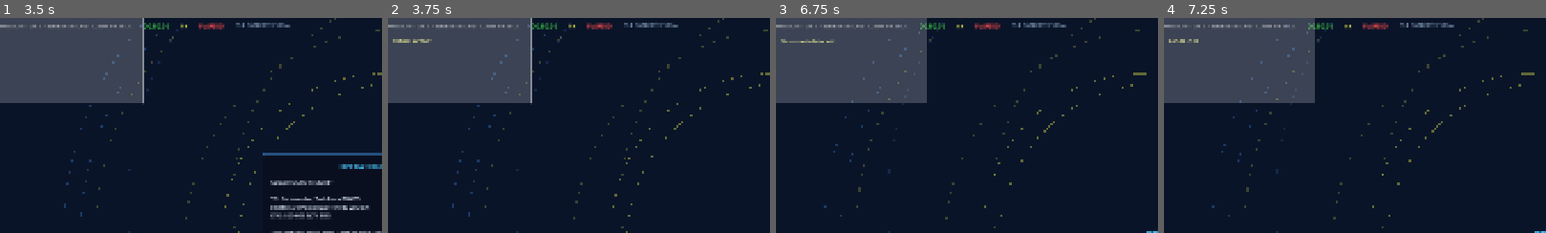
Above: before the commit, frames 1-4 (left to right).
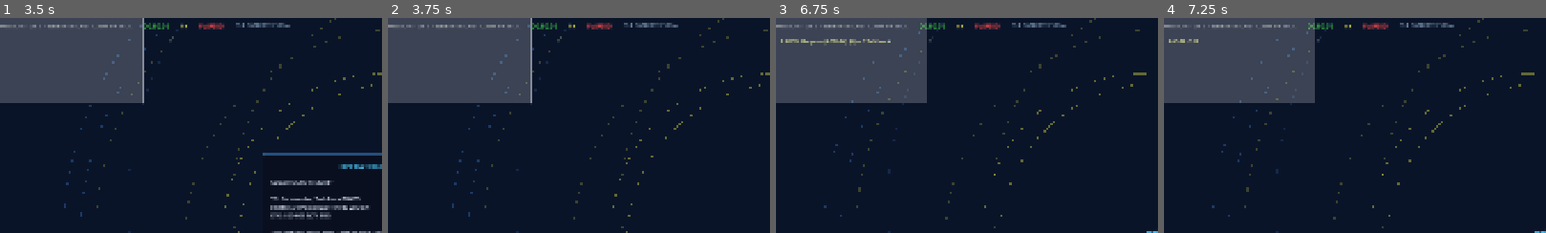
Above: after the commit, the same moments.

Repository: jhornatlaw-creator/threshold-game
Game: Godot game, scene res://scenes/mainmenu.tscn
Same seed, same stepped clock (60 frames per second), same inputs: the game is played once before the commit and once after it.
Inputs (mouse positions are % of the whole screen's width and height, from its top left):
- Up to frame 1 (3.5 s): tap Enter at 0.5, 2 s; move the mouse to (45, 70) at 0.52 s; hold W 0.53-1.25 s; tap F at 0.6 s; click (45, 70) at 0.67 s; tap Space at 0.77, 1.07, 1.25, 2.75 s; tap R at 0.8 s; drag from (80, 65) to (45, 70) at 1.27 s; move the mouse to (20, 35) at 2.02 s; hold Left 2.03-2.75 s; tap L at 2.1 s; click (20, 35) at 2.17 s; tap B at 2.3 s; drag from (55, 50) to (20, 35) at 2.77 s
- Up to frame 2 (3.75 s): tap Space at 3.5 s; move the mouse to (35, 25) at 3.52 s; hold S from 3.53 s (still down); tap Tab at 3.6 s; click (35, 25) at 3.67 s
- Up to frame 3 (6.75 s): tap Space at 3.77, 4.07, 5, 5.3 s; tap X at 3.8 s; release S at 4.25 s; drag from (72, 45) to (35, 25) at 4.27 s; move the mouse to (30, 55) at 5.02 s; hold W 5.03-5.75 s; tap C at 5.1 s; click (30, 55) at 5.17 s; drag from (60, 28) to (30, 55) at 5.77 s; move the mouse to (45, 70) at 6.52 s; hold Right from 6.53 s (still down); tap F at 6.6 s; click (45, 70) at 6.67 s
- Up to frame 4 (7.25 s): keep holding Right; tap Space at 6.77, 7.07 s; tap R at 6.8 s
The pictures show only the part of the screen within x 0-50%, y 0-50%; the shares and areas given below are measured in that part.

Frame 1 is identical in both runs. In frame 2, 0.2% of the frame differs, in the area x 1-12%, y 9-12%; in frame 3, 0.4%, in the area x 1-30%, y 9-13%; in frame 4, nothing differs.

Commit message:
v0.5.1: Fix 8 high-priority bugs from full QA sweep
CRASH fix:
- PCK export fallback now includes all 4 skirmish scenarios (were invisible in release builds)

GAMEPLAY fixes:
- Contact bearing Y-axis inverted — contacts now appear at correct screen position
- Difficulty scaling: scenario-tuned values now take precedence over menu selection
- Ocean ambience no longer plays on main menu (starts on scenario load)
- AudioManager.reset() clears all audio state between missions (no torpedo warning bleed)
- Keyboard commands (fire/radar/sonar/speed/depth/launch) blocked during pause/debrief
- Campaign only advances on victory — defeat means retry the same mission
- Campaign complete screen defers reset until player presses SPACE

Also fixes:
- Mission 1 fleet losses no longer silently dropped (adds dead units to fleet_status)

Co-Authored-By: Claude Opus 4.6 <noreply@anthropic.com>

Diff:
--- a/scripts/AudioManager.gd
+++ b/scripts/AudioManager.gd
@@ -42,8 +42,7 @@
 func _ready() -> void:
 	_generate_all_streams()
 	_create_players()
-	# Start ambient after a short delay to avoid startup conflicts
-	call_deferred("start_ocean_ambience")
+	# Ocean ambience starts when scenario loads, not at boot
 
 func _process(delta: float) -> void:
 	if not SimulationWorld.is_paused and SimulationWorld.tick_count > 0:
@@ -381,6 +380,20 @@
 		_player_missile.play()
 
 ## Start the ambient ocean loop. Called once when scenario loads.
+## Reset all audio state between missions. Call on scenario load/exit.
+func reset() -> void:
+	stop_ocean_ambience()
+	stop_torpedo_warning()
+	if _player_sonar: _player_sonar.stop()
+	if _player_contact: _player_contact.stop()
+	if _player_weapon: _player_weapon.stop()
+	if _player_explosion: _player_explosion.stop()
+	if _player_missile: _player_missile.stop()
+	if _player_radio: _player_radio.stop()
+	if _player_sonar_return: _player_sonar_return.stop()
+	_radio_timer = 0.0
+	_radio_interval = 60.0
+
 func start_ocean_ambience() -> void:
 	if _player_ocean and _stream_ocean_loop:
 		_player_ocean.stream = _stream_ocean_loop
--- a/scripts/CampaignManager.gd
+++ b/scripts/CampaignManager.gd
@@ -42,18 +42,22 @@
 		"losses": units_lost,
 	})
 
-	# Update fleet status -- mark lost ships
+	# Update fleet status -- mark lost ships (including first-mission units)
 	for unit_id in units_lost:
 		if unit_id in fleet_status:
 			fleet_status[unit_id]["alive"] = false
 			fleet_status[unit_id]["lost_mission"] = current_mission
+		else:
+			fleet_status[unit_id] = {"alive": false, "damage": 1.0, "name": unit_id, "class": "", "lost_mission": current_mission}
 
 	# Update surviving ships
 	for uid in units_surviving:
 		if uid not in fleet_status:
 			fleet_status[uid] = {"alive": true, "damage": 0.0, "name": uid, "class": ""}
 
-	current_mission += 1
+	# Only advance on victory — defeat/draw means retry the same mission
+	if result == "victory":
+		current_mission += 1
 	_save()
 	campaign_updated.emit()
 
--- a/scripts/Main.gd
+++ b/scripts/Main.gd
@@ -29,7 +29,7 @@
 			hud = render_bridge.find_child("HUD", true, false) if render_bridge else null
 			if hud and hud.has_method("show_campaign_complete"):
 				hud.show_campaign_complete(CampaignManager.mission_history)
-			CampaignManager.reset_campaign()
+			# Campaign reset deferred to SPACE press so player can view results
 			return
 		scenario_path = CampaignManager.get_current_mission_path()
 		if scenario_path == "":
@@ -50,6 +50,7 @@
 func _unhandled_input(event: InputEvent) -> void:
 	if _campaign_complete_shown and event is InputEventKey and event.pressed and event.keycode == KEY_SPACE:
 		_campaign_complete_shown = false
+		CampaignManager.reset_campaign()
 		get_tree().change_scene_to_file("res://scenes/mainmenu.tscn")
 
 func _start_scenario_from_path(scenario_path: String) -> void:
@@ -60,7 +61,9 @@
 	_start_scenario(scenario_data)
 
 func _start_scenario(scenario_data: Dictionary) -> void:
+	AudioManager.reset()
 	SimulationWorld.load_scenario(scenario_data)
+	AudioManager.start_ocean_ambience()
 
 	# Campaign: filter out ships lost in prior missions
 	if CampaignManager.campaign_active:
--- a/scripts/MainMenu.gd
+++ b/scripts/MainMenu.gd
@@ -289,9 +289,16 @@
 			fname = dir.get_next()
 		dir.list_dir_end()
 	# Fallback: DirAccess cannot enumerate files inside a packed PCK in release exports.
-	# Use the known campaign missions list to ensure scenarios are always available.
+	# Use known scenario lists to ensure all scenarios are available.
 	if results.is_empty():
-		for path in CAMPAIGN_MISSIONS:
+		var all_known: Array = CAMPAIGN_MISSIONS.duplicate()
+		all_known.append_array([
+			"res://scenarios/skirmish_torpedo_alley.json",
+			"res://scenarios/skirmish_convoy_escort.json",
+			"res://scenarios/skirmish_surface_action.json",
+			"res://scenarios/skirmish_lone_wolf.json",
+		])
+		for path in all_known:
 			if FileAccess.file_exists(path):
 				results.append(path)
 	results.sort()
--- a/scripts/RenderBridge.gd
+++ b/scripts/RenderBridge.gd
@@ -153,7 +153,7 @@
 		var det_pos: Vector2 = detector_data.get("position", Vector2.ZERO)
 		var bearing_rad: float = deg_to_rad(detection.get("bearing", 0.0))
 		var range_est: float = detection.get("range_est", 10.0)
-		var est_pos: Vector2 = det_pos + Vector2(sin(bearing_rad), cos(bearing_rad)) * range_est
+		var est_pos: Vector2 = det_pos + Vector2(sin(bearing_rad), -cos(bearing_rad)) * range_est
 		visual.position = est_pos * NM_TO_PX
 		# Update label to show designator (Item 6: restore alpha from LK fade)
 		var classification: Dictionary = detection.get("classification", {})
@@ -170,7 +170,7 @@
 		var det_pos: Vector2 = detector_data.get("position", Vector2.ZERO)
 		var bearing_rad: float = deg_to_rad(detection.get("bearing", 0.0))
 		var range_est: float = detection.get("range_est", 10.0)
-		var pos: Vector2 = det_pos + Vector2(sin(bearing_rad), cos(bearing_rad)) * range_est
+		var pos: Vector2 = det_pos + Vector2(sin(bearing_rad), -cos(bearing_rad)) * range_est
 		contact_visual.position = pos * NM_TO_PX
 		units_layer.add_child(contact_visual)
 		_unit_visuals[target_id] = contact_visual
@@ -557,9 +557,12 @@
 				_zoom_camera(0.9)
 
 	elif event is InputEventKey and event.pressed:
+		# Block gameplay commands during pause/debrief/briefing (UI keys still work below)
+		var _gameplay_blocked: bool = SimulationWorld.is_paused or _result_shown
 		match event.keycode:
 			KEY_F:
-				_handle_fire_weapon()
+				if not _gameplay_blocked:
+					_handle_fire_weapon()
 			KEY_SPACE:
 				# Tutorial prompt gate: dismiss tutorial panel on SPACE
 				if hud and hud.has_method("has_tutorial_prompt") and hud.has_tutorial_prompt():
@@ -591,7 +594,7 @@
 			KEY_5:
 				SimulationWorld.set_time_scale(60.0)
 			KEY_R:
-				if _selected_unit_id != "":
+				if not _gameplay_blocked and _selected_unit_id != "":
 					var u: Dictionary = SimulationWorld.units.get(_selected_unit_id, {})
 					var new_radar: bool = not u.get("emitting_radar", false)
 					SimulationWorld.set_unit_radar(_selected_unit_id, new_radar)
@@ -599,7 +602,7 @@
 					if hud and hud.has_method("show_message"):
 						hud.show_message("RADAR: %s" % ("ON" if new_radar else "OFF"), 1.5)
 			KEY_S:
-				if _selected_unit_id != "":
+				if not _gameplay_blocked and _selected_unit_id != "":
 					var u: Dictionary = SimulationWorld.units.get(_selected_unit_id, {})
 					var new_sonar: bool = not u.get("emitting_sonar_active", false)
 					SimulationWorld.set_unit_sonar_active(_selected_unit_id, new_sonar)
@@ -611,7 +614,7 @@
 						AudioManager.play_sonar_ping()
 			KEY_L:
 				# Launch helicopter from selected ship
-				if _selected_unit_id != "" and _selected_unit_id in SimulationWorld.units:
+				if not _gameplay_blocked and _selected_unit_id != "" and _selected_unit_id in SimulationWorld.units:
 					var u: Dictionary = SimulationWorld.units[_selected_unit_id]
 					var platform: Dictionary = u.get("platform", {})
 					if platform.get("helicopter_type", "") != "":
@@ -640,7 +643,7 @@
 						hud.show_message("MINIMAP: %s" % ("ON" if Minimap.enabled else "OFF"), 2.0)
 			KEY_B:
 				# Drop sonobuoy from selected aircraft
-				if _selected_unit_id != "" and _selected_unit_id in SimulationWorld.units:
+				if not _gameplay_blocked and _selected_unit_id != "" and _selected_unit_id in SimulationWorld.units:
 					var u: Dictionary = SimulationWorld.units[_selected_unit_id]
 					if u.get("is_airborne", false):
 						var buoy_id: String = SimulationWorld.deploy_sonobuoy(_selected_unit_id)
@@ -656,24 +659,25 @@
 						if hud and hud.has_method("show_message"):
 							hud.show_message("MUST BE AIRBORNE TO DROP SONOBUOYS", 2.0)
 			KEY_TAB:
-				_cycle_player_unit()  # M-6: Tab cycles through player units
+				if not _gameplay_blocked:
+					_cycle_player_unit()  # M-6: Tab cycles through player units
 			KEY_ESCAPE:
 				_handle_escape()  # N-7: Escape to restart/quit
 			KEY_W:
-				# MA-2: increase speed by 5 kts
-				_adjust_unit_speed(5.0)
+				if not _gameplay_blocked:
+					_adjust_unit_speed(5.0)
 			KEY_X:
-				# MA-2: decrease speed by 5 kts
-				_adjust_unit_speed(-5.0)
+				if not _gameplay_blocked:
+					_adjust_unit_speed(-5.0)
 			KEY_BRACKETLEFT:
-				# MA-3: go shallower by 25m (only subs)
-				_adjust_unit_depth(25.0)
+				if not _gameplay_blocked:
+					_adjust_unit_depth(25.0)
 			KEY_BRACKETRIGHT:
-				# MA-3: go deeper by 25m (only subs)
-				_adjust_unit_depth(-25.0)
+				if not _gameplay_blocked:
+					_adjust_unit_depth(-25.0)
 			KEY_C:
-				# Cycle weapon selection
-				_cycle_weapon()
+				if not _gameplay_blocked:
+					_cycle_weapon()
 			KEY_H:
 				# Fix 8: recenter camera on centroid of alive player units
 				_recenter_camera()
--- a/scripts/ScenarioLoader.gd
+++ b/scripts/ScenarioLoader.gd
@@ -15,13 +15,14 @@
 
 
 ## Injects the selected difficulty params into scenario_data["difficulty"].
-## Existing scenario-level overrides are preserved when not overwritten.
+## Scenario-level overrides take precedence — menu selection only fills gaps.
 func apply_difficulty(data: Dictionary) -> Dictionary:
 	var params: Dictionary = DIFFICULTY_PARAMS.get(selected_difficulty, DIFFICULTY_PARAMS["NORMAL"])
 	if not data.has("difficulty"):
 		data["difficulty"] = {}
 	for key in params:
-		data["difficulty"][key] = params[key]
+		if not data["difficulty"].has(key):
+			data["difficulty"][key] = params[key]
 	return data
 
 func load_scenario_file(path: String) -> Dictionary:
